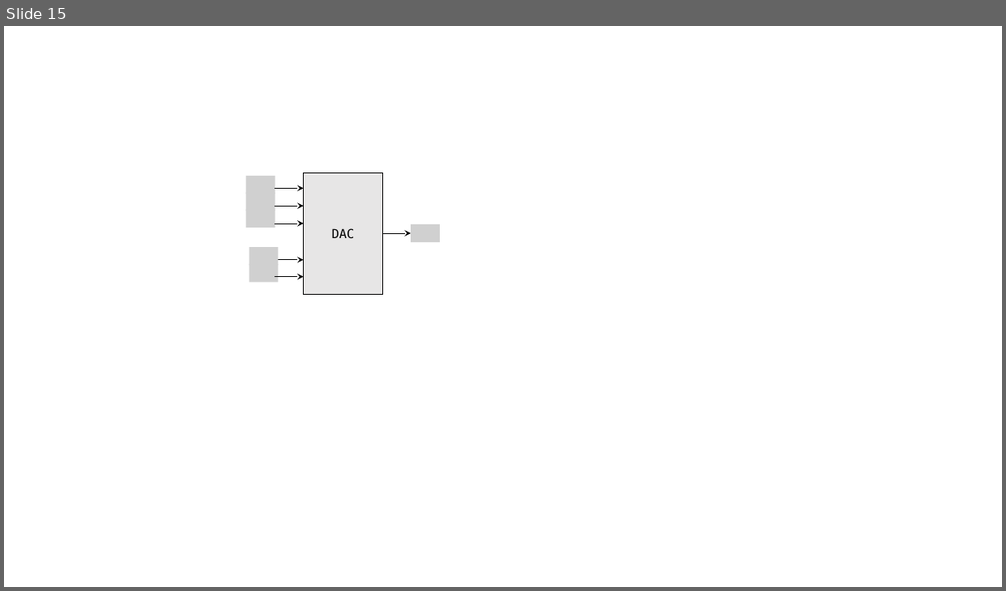
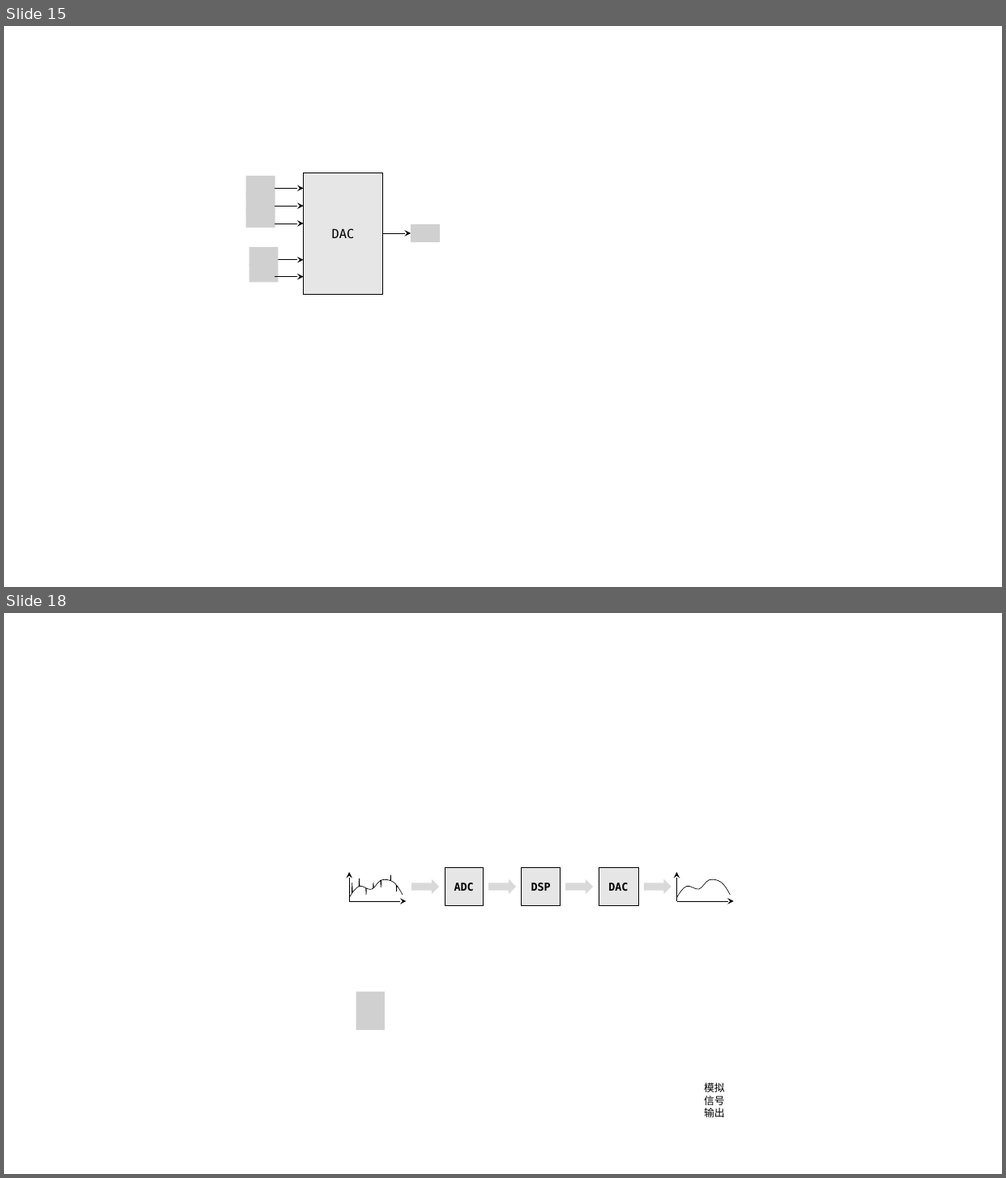
Before and after one commit to zyldgd/document, a slide deck: src/ppt/标图.pptx. Shown one above the other, each under a label of ours: slide 15 before the commit, slides 15 and 18 after it; the slides between them are not shown. The pictures are 1006x591 and 1006x1178 pixels, drawn with LibreOffice and Linux fonts; fonts in the diff are those of the drawing; grey boxes stand for pictures. Boxes give left, top, right and bottom in pixels: in the first picture for what was removed or moved away, otherwise in the second. Text is boxed around its words. In the diff, an @@ line names an element or a change of style, - is before the commit and + after.

```diff
--- a/src/ppt/标图.pptx
+++ b/src/ppt/标图.pptx
@@ slide 18 added at [4, 613, 1002, 1174], background #FFFFFF @@
@@ freeform shape added at [349, 875, 403, 897], outline #000000 0.5 pt @@
@@ arrow added from (349, 901) to (349, 872), #000000 0.5 pt @@
@@ right arrow added at [412, 879, 440, 895], fill #D9D9D9 @@
@@ rectangle added at [445, 867, 484, 905], fill #E7E6E6, outline #000000 0.5 pt, 10.5 pt, text #000000, bold @@
+ADC
@@ right arrow added at [488, 879, 516, 895], fill #D9D9D9 @@
@@ rectangle added at [522, 867, 560, 905], fill #E7E6E6, outline #000000 0.5 pt, 10.5 pt, text #000000, bold @@
+DSP
@@ right arrow added at [565, 879, 593, 895], fill #D9D9D9 @@
@@ rectangle added at [599, 867, 638, 905], fill #E7E6E6, outline #000000 0.5 pt, 10.5 pt, text #000000, bold @@
+DAC
@@ right arrow added at [644, 879, 671, 895], fill #D9D9D9 @@
@@ arrow added from (677, 901) to (677, 872), #000000 0.5 pt @@
@@ freeform shape added at [677, 879, 731, 897], outline #000000 0.5 pt @@
@@ arrow added from (349, 901) to (406, 901), #000000 0.5 pt @@
@@ arrow added from (677, 901) to (734, 901), #000000 0.5 pt @@
@@ picture added at [356, 992, 385, 1030] @@
@@ text added at [704, 1083, 725, 1118], 10 pt, text #000000 @@
+模拟
+信号
+输出
```
Also in this commit, not shown: 4 other slides added, 2 other files.
